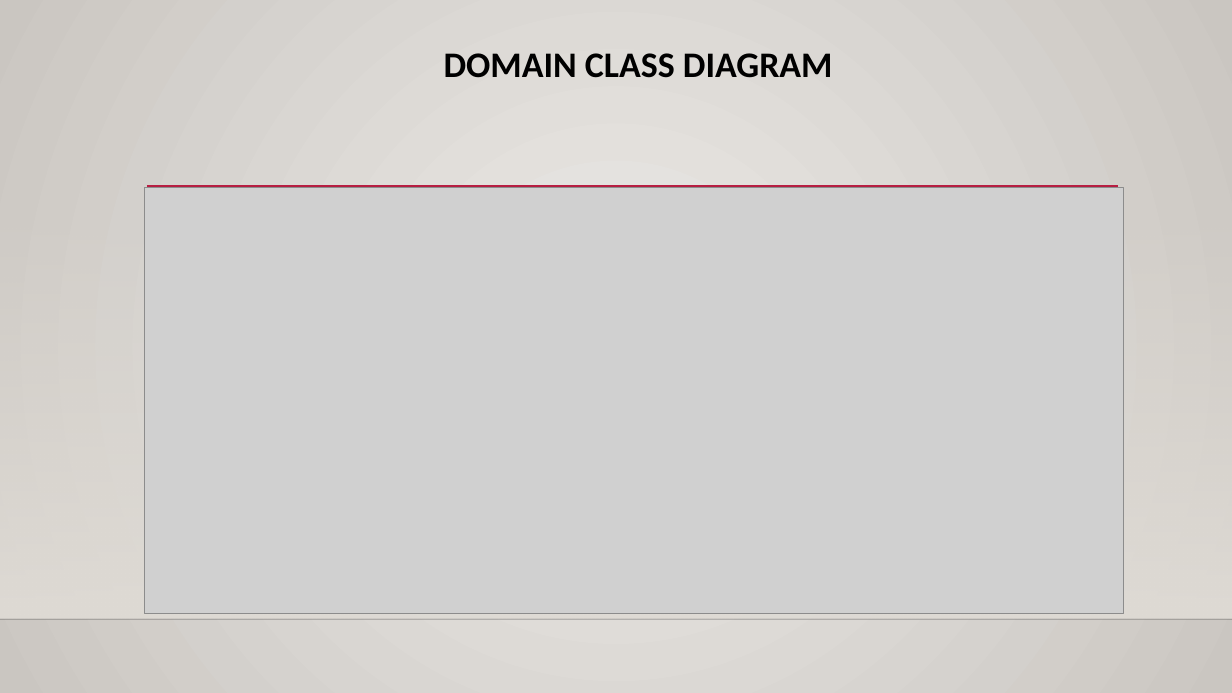
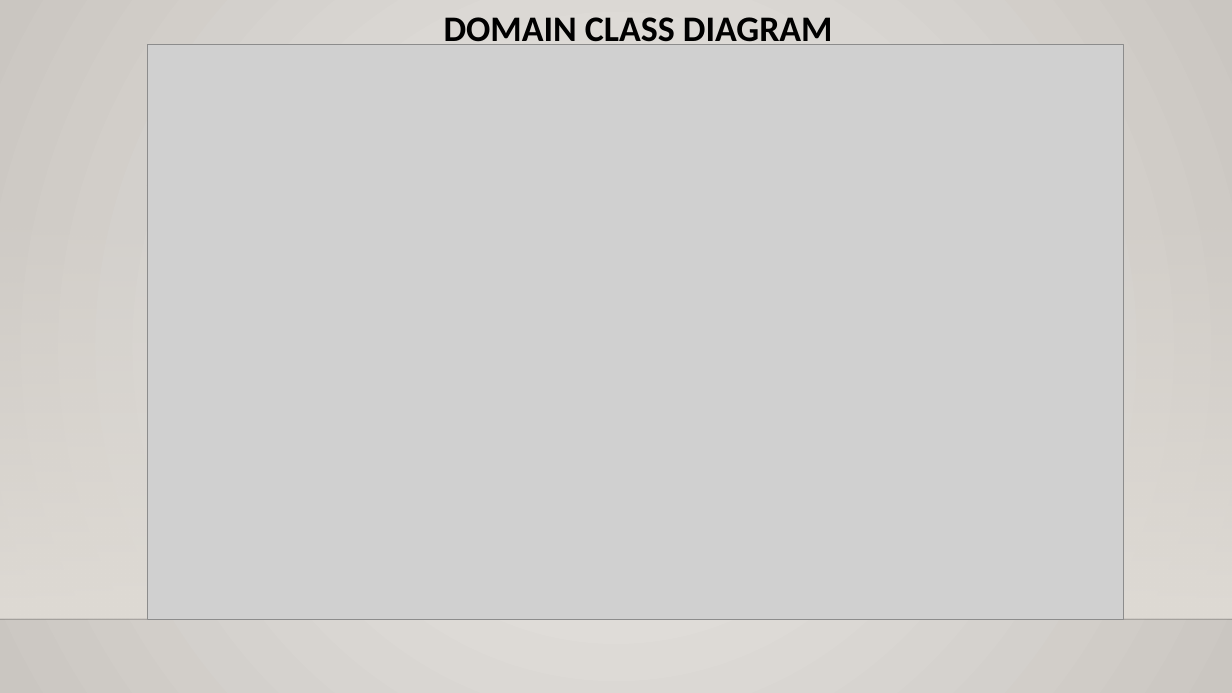
Before and after one commit to nyaundid/Hotel_Management-, a slide deck: slide 8 of Final_Presentation.pptx. Drawn at 1232x693 pixels with LibreOffice and Linux fonts; fonts in the diff are those of the drawing; grey boxes stand for pictures; background and template pictures are left out. Boxes give left, top, right and bottom in pixels: in the first picture for what was removed or moved away, otherwise in the second. Text is boxed around its words. In the diff, an @@ line names an element or a change of style, - is before the commit and + after.

```diff
--- a/Final_Presentation.pptx
+++ b/Final_Presentation.pptx
@@ title "DOMAIN CLASS DIAGRAM": place and size @@
-title "DOMAIN CLASS DIAGRAM" at box(444, 53, 833, 78)
+title "DOMAIN CLASS DIAGRAM" at box(444, 17, 833, 45)
@@ picture: place and size @@
-picture at box(144, 188, 1123, 615)
+picture at box(147, 44, 1124, 620)
```
Also in this commit, not shown: 5 other slides changed.
